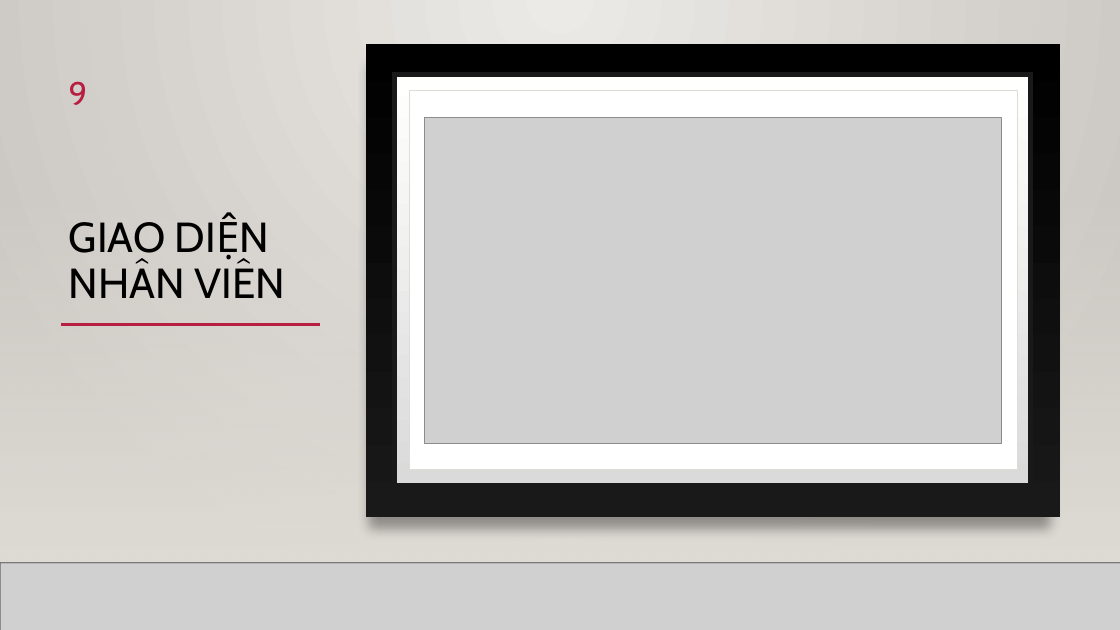
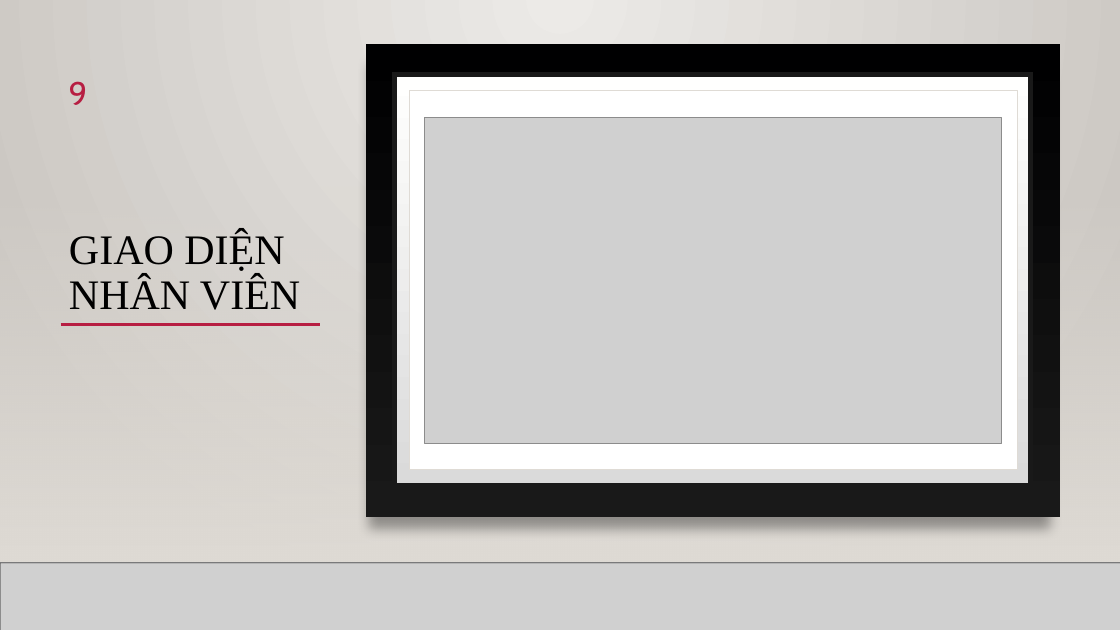
Before and after one commit to phung086/N06-PTTKPM-Nhom14, a slide deck: slide 9 of Reports/N06_G14_slide.pptx. Drawn at 1120x630 pixels with LibreOffice and Linux fonts; fonts in the diff are those of the drawing; grey boxes stand for pictures; background and template pictures are left out. Boxes give left, top, right and bottom in pixels: in the first picture for what was removed or moved away, otherwise in the second. Text is boxed around its words. In the diff, an @@ line names an element or a change of style, - is before the commit and + after.

Commit message:
update

```diff
--- a/Reports/N06_G14_slide.pptx
+++ b/Reports/N06_G14_slide.pptx
@@ title "GIAO DIỆN NHÂN VIÊN": place and size @@
-title "GIAO DIỆN NHÂN VIÊN" at <box>69,222,286,298</box>
+title "GIAO DIỆN NHÂN VIÊN" at <box>69,231,300,310</box>
@@ title "GIAO DIỆN NHÂN VIÊN" at <box>69,231,300,310</box>: font Cabin to Times New Roman @@
```
Also in this commit, not shown: 4 other slides changed.
